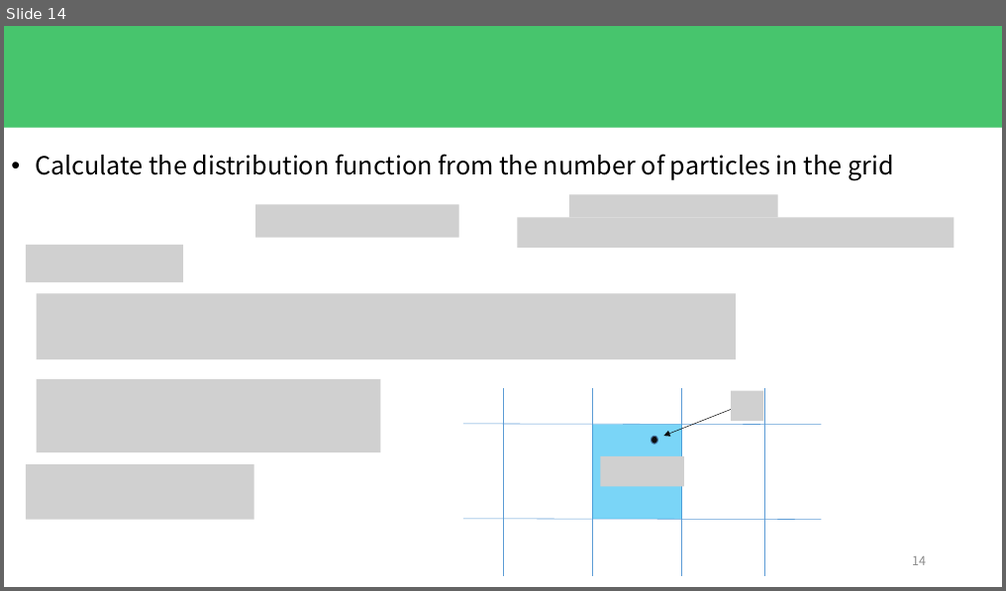
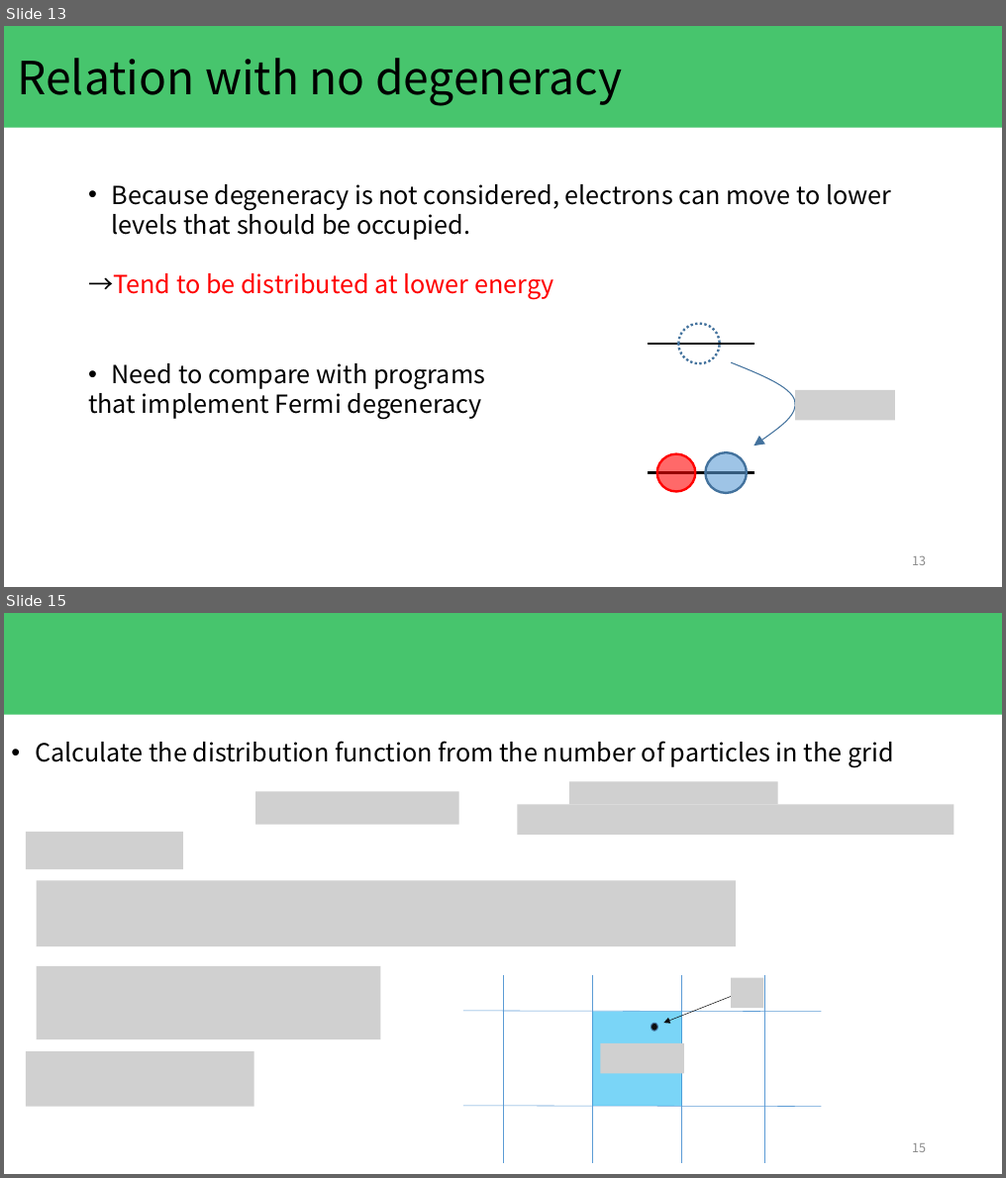
Before and after one commit to KeitoKubo/MonteCarlo-simulation-with-Fermi-degeneracy, a slide deck: presentation/kubo_20231129.pptx. Shown one above the other, each under a label of ours: slide 14 before the commit, slides 13 and 15 after it; the slides between them are not shown. The pictures are 1006x591 and 1006x1178 pixels, drawn with LibreOffice and Linux fonts; fonts in the diff are those of the drawing; grey boxes stand for pictures. Boxes give left, top, right and bottom in pixels: in the first picture for what was removed or moved away, otherwise in the second. Text is boxed around its words. In the diff, an @@ line names an element or a change of style, - is before the commit and + after.

```diff
--- a/presentation/kubo_20231129.pptx
+++ b/presentation/kubo_20231129.pptx
@@ slide 13 added at (x1=4, y1=26, x2=1002, y2=587), background #FFFFFF @@
@@ rectangle added at (x1=4, y1=26, x2=1002, y2=128), fill #00B036 at 72% opacity @@
@@ title added at (x1=18, y1=58, x2=622, y2=106), 44 pt, text #000000 @@
+Relation with no degeneracy
@@ text added at (x1=88, y1=184, x2=891, y2=420), 24 pt, text #000000 @@
+• Because degeneracy is not considered, electrons can move to lower levels that should be occupied.
+→Tend to be distributed at lower energy
+• Need to compare with programs
+that implement Fermi degeneracy
@@ line added from (754, 344) to (648, 344), #000000 2.25 pt @@
@@ ellipse added at (x1=678, y1=324, x2=720, y2=365), outline #43739E 2.25 pt dashed @@
@@ freeform shape added at (x1=731, y1=363, x2=795, y2=446), outline #43739E 1 pt @@
@@ picture added at (x1=795, y1=390, x2=895, y2=421) @@
@@ ellipse added at (x1=657, y1=455, x2=696, y2=491), fill #FF0000 at 59% opacity, outline #FF0000 2.25 pt @@
@@ ellipse added at (x1=706, y1=453, x2=746, y2=493), fill #5B9BD5 at 59% opacity, outline #43739E 2.25 pt @@
@@ line added from (754, 472) to (648, 472), #000000 2.25 pt @@
@@ page number added at (x1=912, y1=557, x2=926, y2=566), 12 pt, text #8C8C8C @@
+13
@@ what was slide 14 is now slide 15 @@
@@ page number at (x1=912, y1=1144, x2=926, y2=1153): text changed @@
-14
+15
```
Also in this commit, not shown: 7 slides changed.
